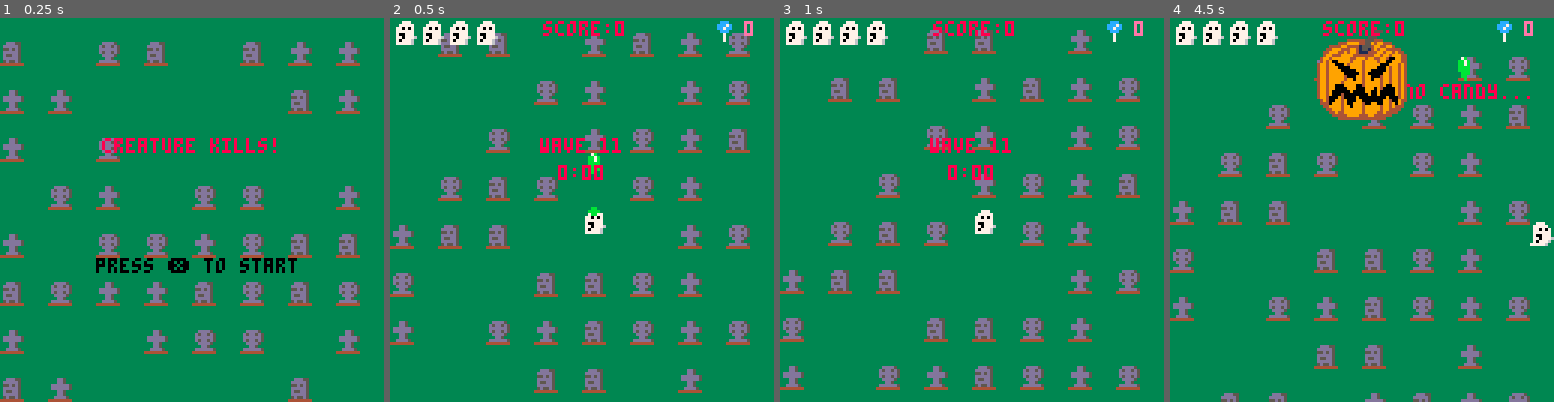
Above: before the commit, frames 1-4 (left to right).
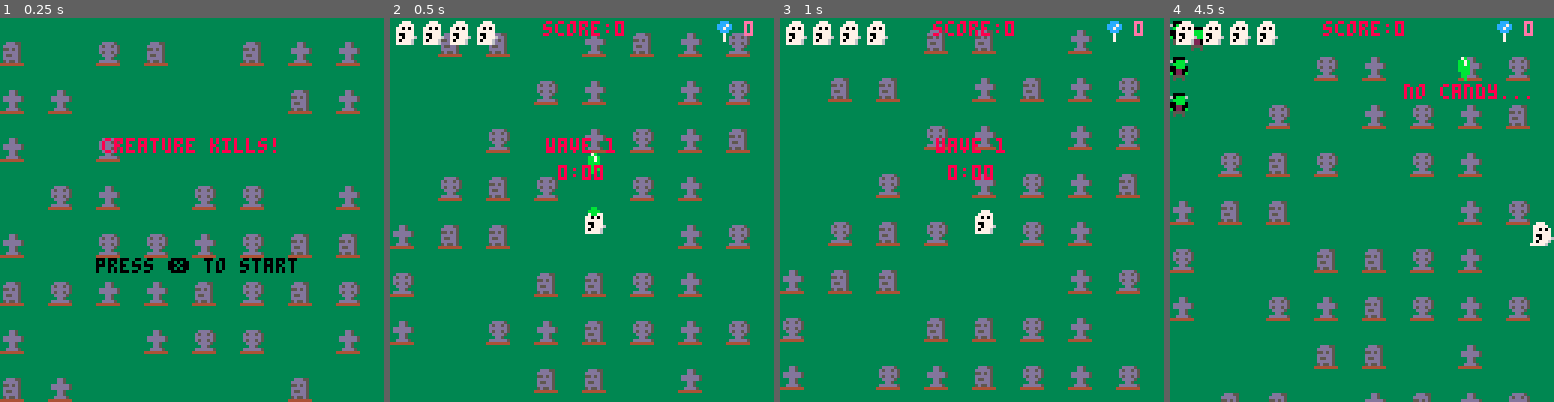
Above: after the commit, the same moments.

Repository: st0k3r/specter_deflector
Game: PICO-8 cartridge specter_deflector.p8
The game is run twice, just before and just after one commit, with the same random seed, the same clock (stepped at 60 frames per second) and the same inputs.
Inputs:
- Up to frame 1 (0.25 s): no input
- Up to frame 2 (0.5 s): tap X (X key) at 0.33 s
- Up to frame 3 (1 s): tap O (Z key) at 0.7 s
- Up to frame 4 (4.5 s): tap X (X key) at 1.07, 1.85, 2.97, 4.08 s; hold Right 1.6-2.1 s; tap O (Z key) every 0.4 s from 1.7 to 4.1 s; hold Up 2.15-2.42 s; hold Right 2.47-3.03 s; hold Left 3.08-3.58 s; hold Down 3.63-3.97 s; hold Right from 4.02 s (still down)

Frame 1 is identical in both runs. In frame 2, 0.3% of the frame differs, in the area x 39-61%, y 31-36%; in frame 3, 0.3%; in frame 4, 5.1%, in the area x 0-62%, y 0-27%.

Commit message:
Added additional firing condition for frank creature

Diff:
--- a/main.lua
+++ b/main.lua
@@ -825,7 +825,7 @@
 
 	music(-1)
 	music(6)
-	wave=10
+	wave=0
 	timer_frames=0
 	timer_seconds=0
 	timer_minutes=0
@@ -1368,6 +1368,9 @@
 				if creature.y>ghost.y then
 					creature.sy=1
 					creature.sx=0
+					if invul<=0 and ghost.mode!=1 then
+						aimedfire(creature,2)
+					end
 				else
 					if invul<=0 and ghost.mode!=1 then
 						move_ang(creature,ang,1)
